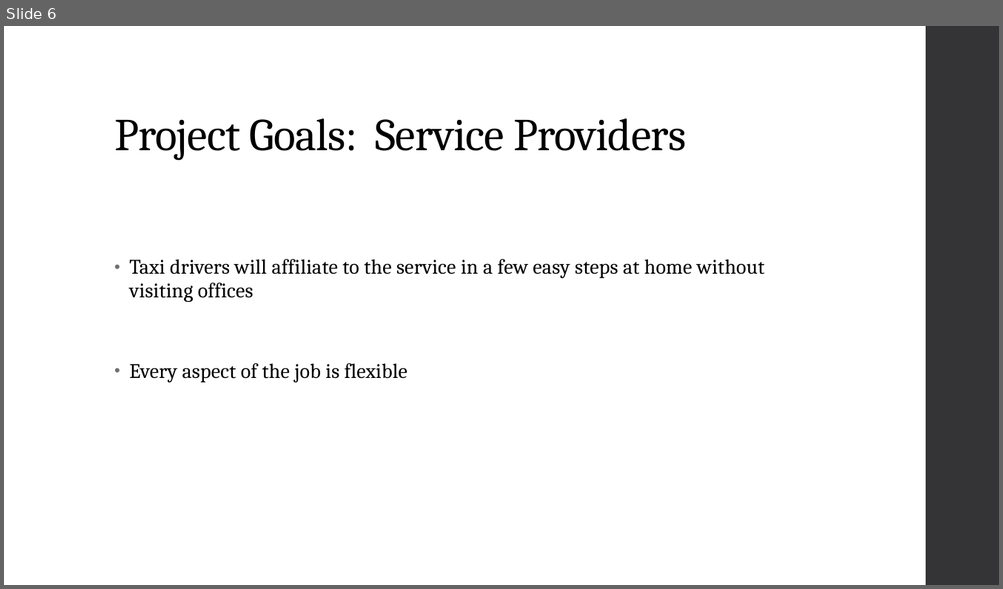
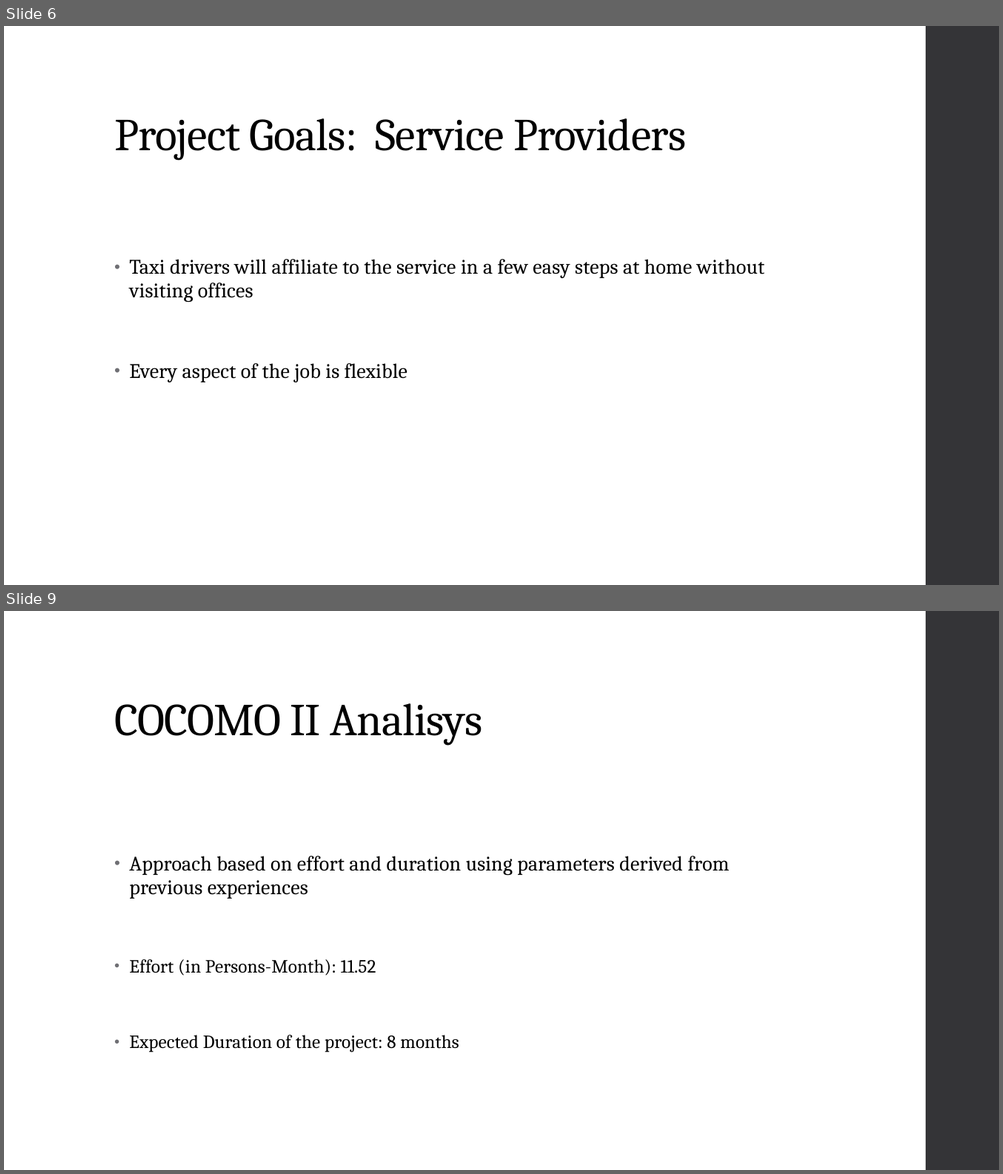
Before and after one commit to RiccardoDeTogni/BucciDeTogniTaxiService, a slide deck: Slides.pptx. Shown one above the other, each under a label of ours: slide 6 before the commit, slides 6 and 9 after it; the slides between them are not shown. The pictures are 1003x589 and 1003x1174 pixels, drawn with LibreOffice and Linux fonts; fonts in the diff are those of the drawing. Boxes give left, top, right and bottom in pixels: in the first picture for what was removed or moved away, otherwise in the second. Text is boxed around its words. In the diff, an @@ line names an element or a change of style, - is before the commit and + after.

Commit message:
slides fp e cocomo

```diff
--- a/Slides.pptx
+++ b/Slides.pptx
@@ slide 9 added at [4, 611, 999, 1170], background #FFFFFF; not listed: 1 template element that a slide beside it also shows @@
@@ title added at [114, 703, 482, 745], 44 pt, text #000000 @@
+COCOMO II Analisys
@@ text added at [129, 856, 729, 1053], 20 pt, text #000000 @@
+• Approach based on effort and duration using parameters derived from previous experiences
+• Effort (in Persons-Month): 11.52
+• Expected Duration of the project: 8 months
```
Also in this commit, not shown: 2 other slides added, 1 slide removed, 1 other file.
